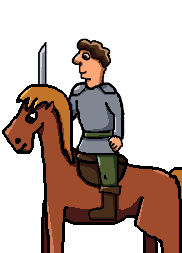
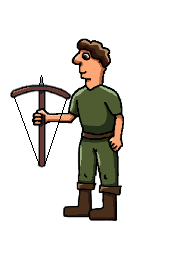
Layered file, before and after one edit (w=182, h=253). Changes by layer:
hid "Armor copy" over (73, 81, 125, 159)
showed "Body" over (75, 84, 119, 153)
hid "Horse" over (2, 84, 182, 253)
hid "Armor copy #1" over (50, 87, 74, 124)
showed "right arm" over (67, 90, 85, 118)
added layer "crossbow" above "spear" over (10, 75, 72, 168)
hid "sword" over (33, 42, 51, 130)